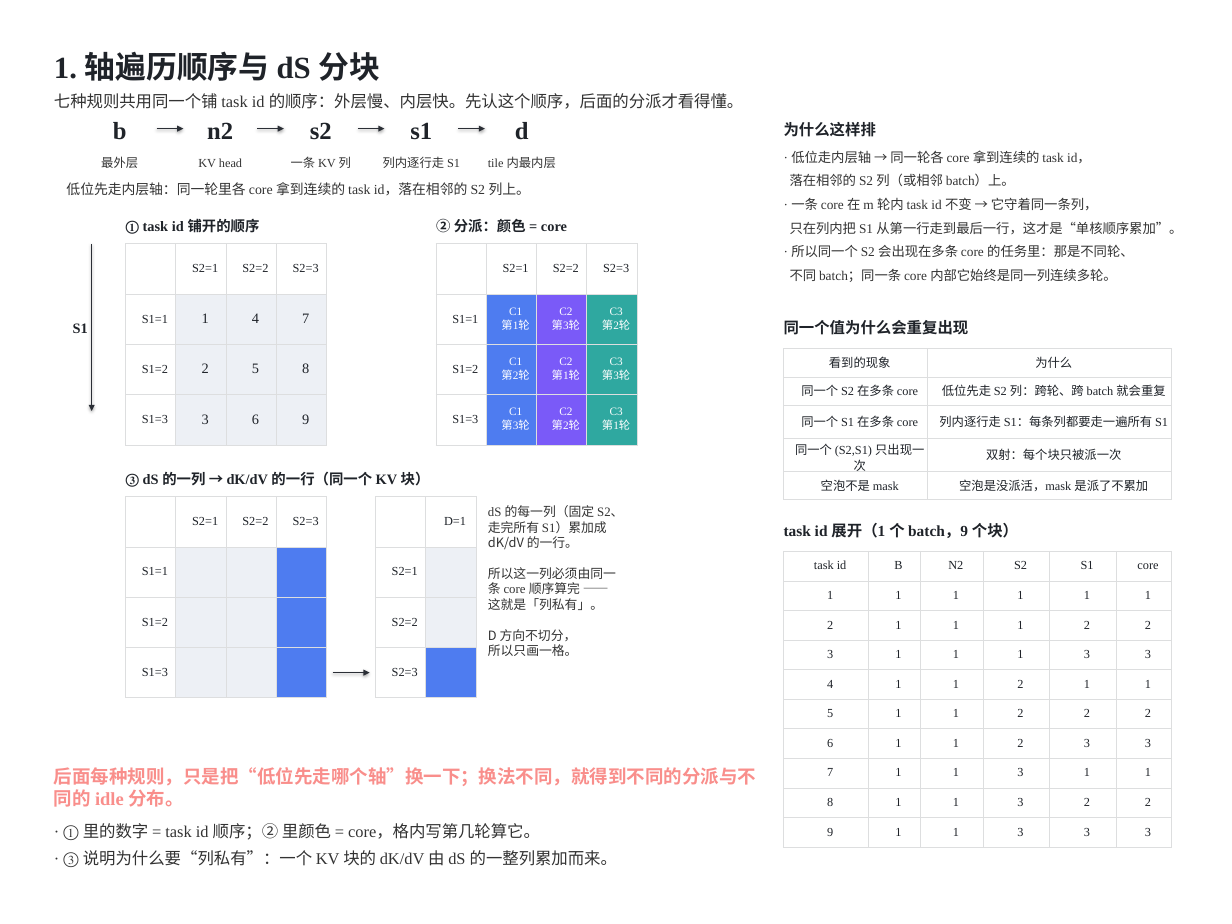
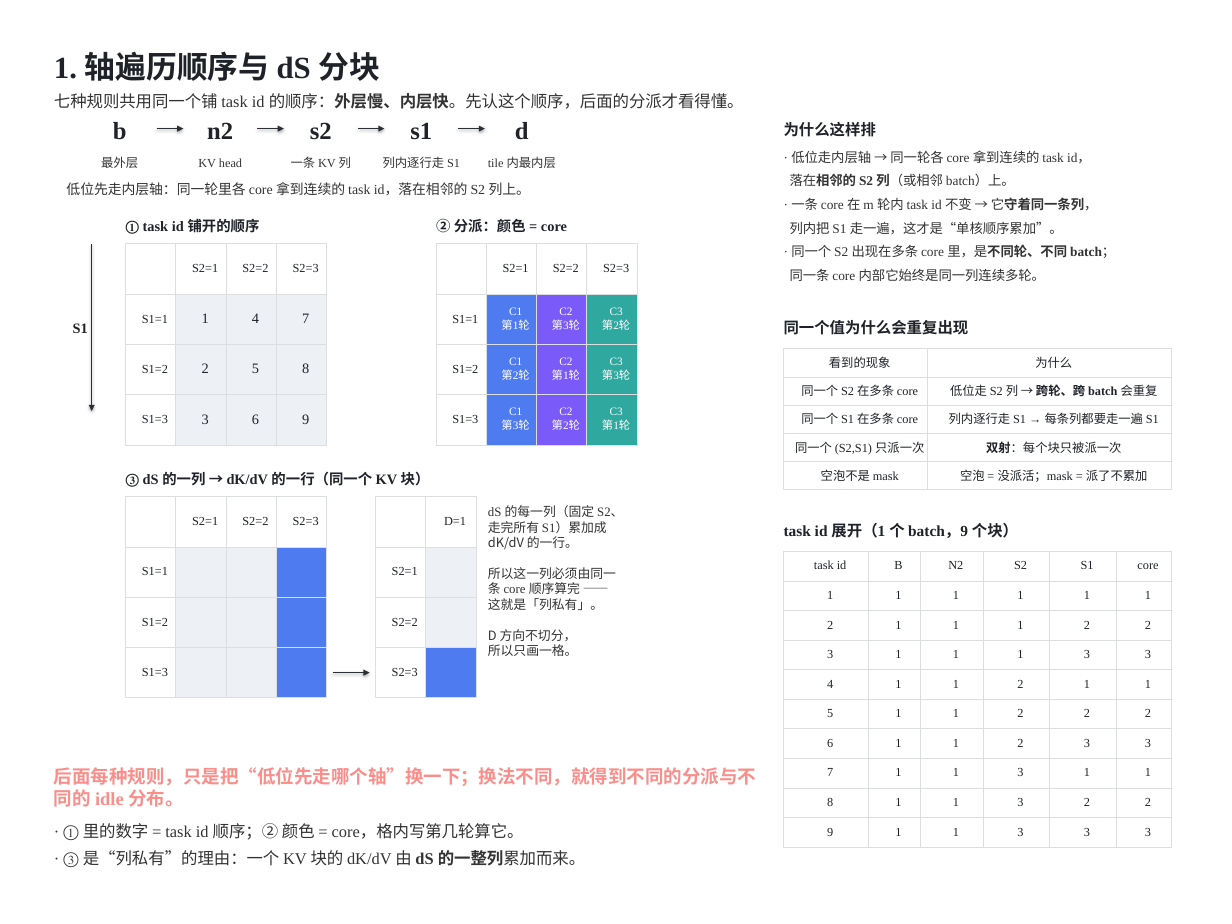
Before and after one commit to guomc9/SeeTen, a slide deck: slide 2 of cases/flash-attention-det-accum/out/v4-index-schedules.pptx. Drawn at 1232x924 pixels with LibreOffice and Linux fonts; fonts in the diff are those of the drawing. Boxes give left, top, right and bottom in pixels: in the first picture for what was removed or moved away, otherwise in the second. Text is boxed around its words. In the diff, an @@ line names an element or a change of style, - is before the commit and + after.

Commit message:
Add a cell-overflow check, inline emphasis, and a harder non-square example
- sd.check_cells(): per-cell check that text fits its cell - table cells do
  not wrap, so long text quietly runs across the neighbouring column and
  the frame check never sees it; run it next to check_layout (both zero)
- inline emphasis in text() and cell writers: **bold** and ==accent==, so
  explanations can be shortened and still make the point; applied across
  the case deck (why lines, read lines, repeat table)
- case deck: new page 5b, a harder non-square causal example
  (S1 4 blocks, S2 3 blocks, 3 cores, virtual height 2m-n+1 = 6, zero
  idle), where each core's virtual column spans two batches
- widened the columns that check_cells flagged

```diff
--- a/cases/flash-attention-det-accum/out/v4-index-schedules.pptx
+++ b/cases/flash-attention-det-accum/out/v4-index-schedules.pptx
@@ text "七种规则共用同一个铺 task id 的顺序：外层慢、内层快。先认这个顺序，后面的分派才看得懂。" at <box>54,93,744,109</box>: bold on in "的顺序：外层慢、内层快。先认这个顺序，后面的分派才看得懂。" @@
@@ text "落在相邻的 S2 列（或相邻 batch）上。" at <box>790,173,1015,186</box>: bold on in "落在相邻的 S2 列（或相邻" @@
@@ text "· 一条 core 在 m ..." at <box>791,197,1097,211</box>: bold on in "它守着同一条列，" @@
@@ text at <box>790,221,1063,234</box>: text changed @@
-只在列内把 S1 从第一行走到最后一行，这才是“单核顺序累加”。
+列内把 S1 走一遍，这才是“单核顺序累加”。
@@ text at <box>790,268,1045,281</box>: text changed @@
-不同 batch；同一条 core 内部它始终是同一列连续多轮。
+同一条 core 内部它始终是同一列连续多轮。
@@ text at <box>791,244,1115,258</box>: text changed @@
-· 所以同一个 S2 会出现在多条 core 的任务里：那是不同轮、
+· 同一个 S2 出现在多条 core 里，是不同轮、不同 batch；
@@ table at <box>783,349,1171,489</box> @@
-row 2, column 2: 低位先走 S2 列：跨轮、跨 batch 就会重复
+row 2, column 2: 低位走 S2 列 → 跨轮、跨 batch 会重复
-row 3, column 2: 列内逐行走 S1：每条列都要走一遍所有 S1
+row 3, column 2: 列内逐行走 S1 → 每条列都要走一遍 S1
-row 4, column 1: 同一个 (S2,S1) 只出现一次
+row 4, column 1: 同一个 (S2,S1) 只派一次
-row 5, column 2: 空泡是没派活，mask 是派了不累加
+row 5, column 2: 空泡 = 没派活；mask = 派了不累加
@@ bold on in "双射：每个块只被派一次" @@
@@ text at <box>63,823,524,840</box>: text changed @@
-· ① 里的数字 = task id 顺序；② 里颜色 = core，格内写第几轮算它。
+· ① 里的数字 = task id 顺序；② 颜色 = core，格内写第几轮算它。
@@ text at <box>63,850,585,867</box>: text changed @@
-· ③ 说明为什么要“列私有”：一个 KV 块的 dK/dV 由 dS 的一整列累加而来。
+· ③ 是“列私有”的理由：一个 KV 块的 dK/dV 由 dS 的一整列累加而来。
```
Also in this commit, not shown: 15 other slides changed, 1 slide added, 7 other files.
